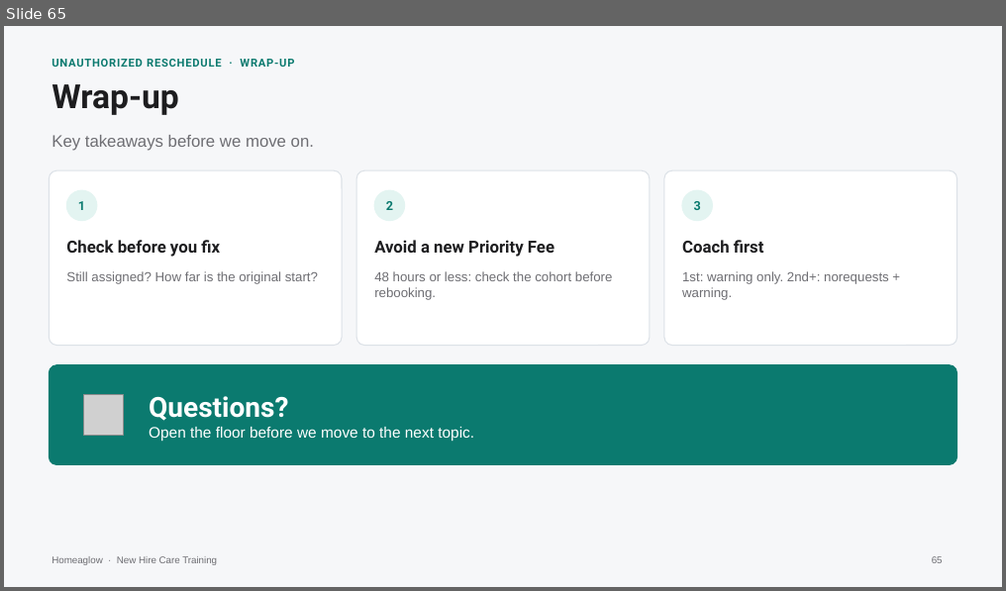
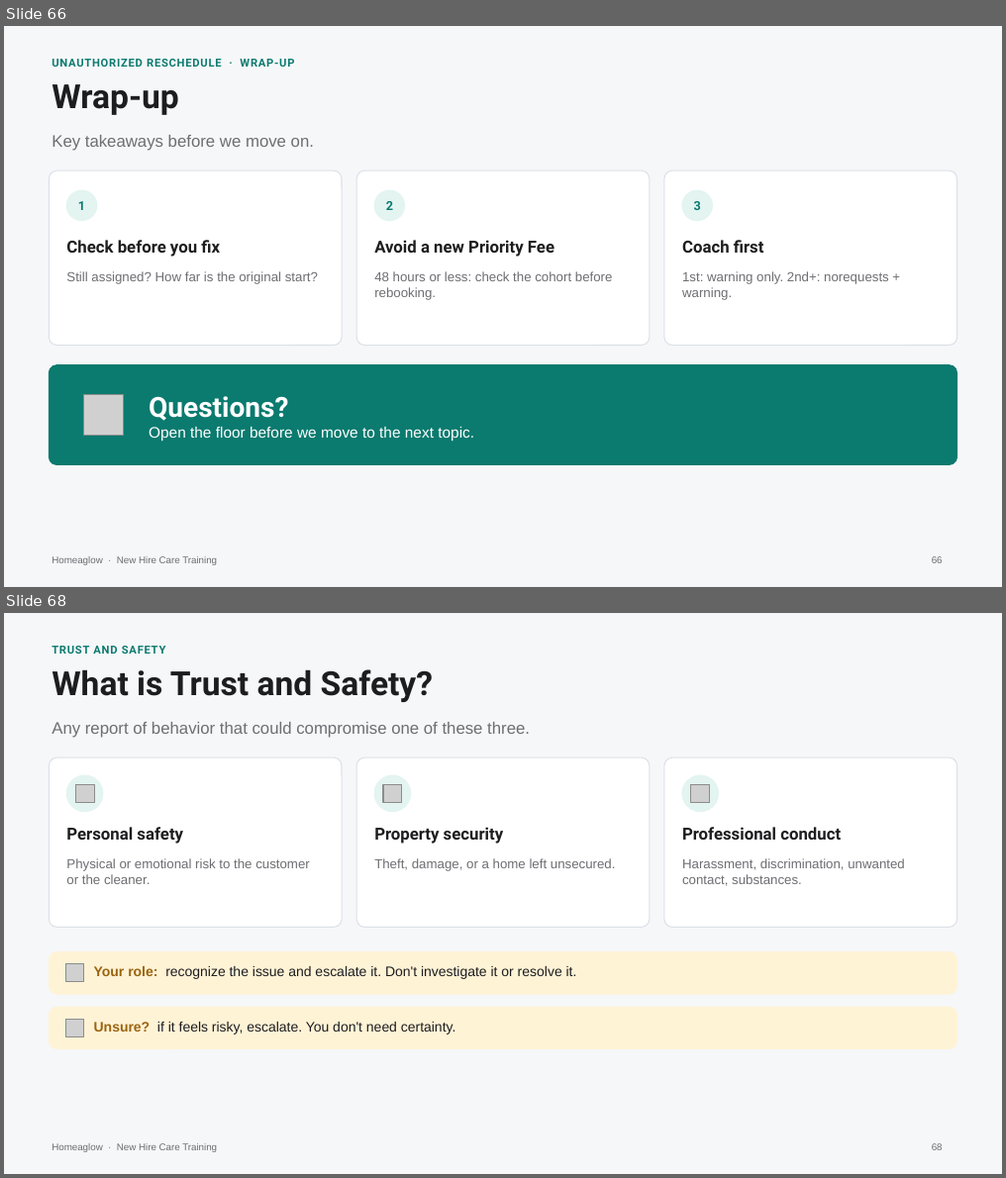
Before and after one commit to anjulimichelle/training, a slide deck: billing-disputes/billing-disputes-cash-payments.pptx. Shown one above the other, each under a label of ours: slide 65 before the commit, slides 66 and 68 after it; the slides between them are not shown. The pictures are 1006x591 and 1006x1178 pixels, drawn with LibreOffice and Linux fonts; fonts in the diff are those of the drawing; grey boxes stand for pictures. Boxes give left, top, right and bottom in pixels: in the first picture for what was removed or moved away, otherwise in the second. Text is boxed around its words. In the diff, an @@ line names an element or a change of style, - is before the commit and + after.

```diff
--- a/billing-disputes/billing-disputes-cash-payments.pptx
+++ b/billing-disputes/billing-disputes-cash-payments.pptx
@@ slide 68 added at (4, 613, 1002, 1174), background #F6F7F9; not listed: 1 template element that a slide beside it also shows @@
@@ text added at (52, 646, 166, 654), 8 pt, text #0B7A6F, bold @@
+TRUST AND SAFETY
@@ text added at (52, 669, 433, 702), 24 pt, text #1D1D1F, bold @@
+What is Trust and Safety?
@@ text added at (52, 722, 530, 738), 12 pt, text #6E6E73 @@
+Any report of behavior that could compromise one of these three.
@@ rounded rectangle added at (49, 758, 342, 928), fill #FFFFFF, outline #DCE1E7 0.75 pt @@
@@ rounded rectangle added at (356, 758, 648, 928), fill #FFFFFF, outline #DCE1E7 0.75 pt @@
@@ rounded rectangle added at (664, 758, 957, 928), fill #FFFFFF, outline #DCE1E7 0.75 pt @@
@@ ellipse added at (67, 775, 103, 812), fill #E3F4F1, outline #E3F4F1 1 pt @@
@@ picture added at (76, 784, 95, 804) @@
@@ ellipse added at (374, 775, 410, 812), fill #E3F4F1, outline #E3F4F1 1 pt @@
@@ picture added at (383, 784, 402, 804) @@
@@ ellipse added at (682, 775, 719, 812), fill #E3F4F1, outline #E3F4F1 1 pt @@
@@ picture added at (691, 784, 710, 804) @@
@@ text added at (66, 827, 183, 844), 12 pt, text #1D1D1F, bold @@
+Personal safety
@@ text added at (374, 827, 503, 844), 12 pt, text #1D1D1F, bold @@
+Property security
@@ text added at (682, 827, 841, 840), 12 pt, text #1D1D1F, bold @@
+Professional conduct
@@ text added at (66, 859, 310, 884), 9.5 pt, text #6E6E73 @@
+Physical or emotional risk to the customer or the cleaner.
@@ text added at (374, 859, 616, 871), 9.5 pt, text #6E6E73 @@
+Theft, damage, or a home left unsecured.
@@ text added at (682, 859, 905, 886), 9.5 pt, text #6E6E73 @@
+Harassment, discrimination, unwanted contact, substances.
@@ rounded rectangle added at (49, 953, 957, 994), fill #FFF3D6, outline #FFF3D6 0.75 pt @@
@@ picture added at (65, 964, 84, 982) @@
@@ text added at (94, 966, 577, 979), 10 pt, text #1D1D1F @@
+Your role: recognize the issue and escalate it. Don't investigate it or resolve it.
@@ rounded rectangle added at (49, 1007, 957, 1049), fill #FFF3D6, outline #FFF3D6 0.75 pt @@
@@ picture added at (65, 1019, 84, 1037) @@
@@ text added at (94, 1022, 456, 1035), 10 pt, text #1D1D1F @@
+Unsure? if it feels risky, escalate. You don't need certainty.
@@ page number added at (932, 1144, 943, 1151), 7 pt, text #6E6E73 @@
+68
@@ what was slide 65 is now slide 66 @@
```
Also in this commit, not shown: 7 slides changed, 17 other slides added, 2 other files.
